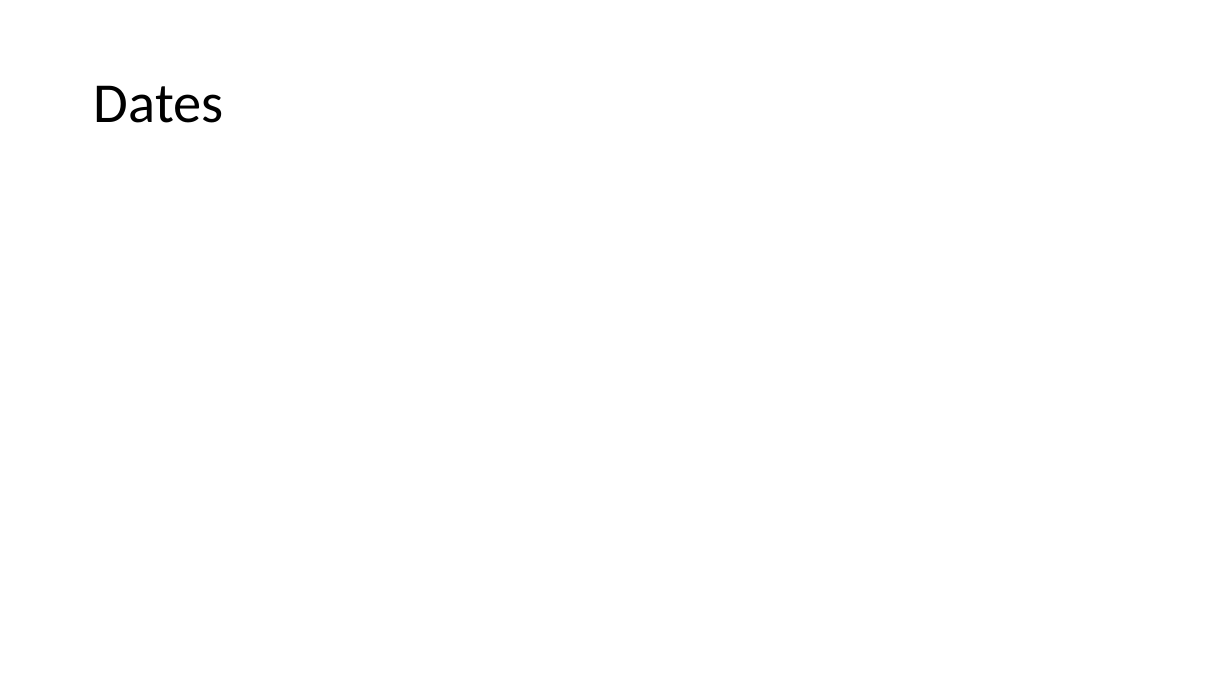
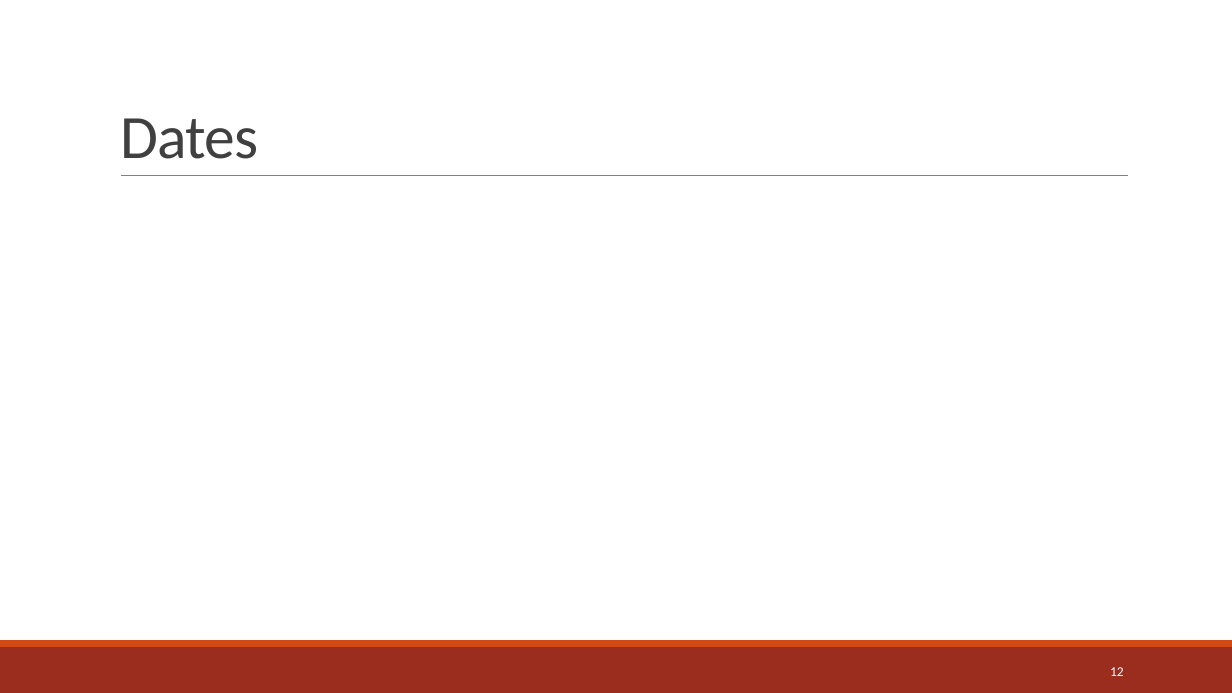
Before and after one commit to jwelch1123/healthcare_fraud_detection, a slide deck: slide 12 of Presentation.pptx (slide 8 before the commit). Drawn at 1232x693 pixels with LibreOffice and Linux fonts; fonts in the diff are those of the drawing. Boxes give left, top, right and bottom in pixels: in the first picture for what was removed or moved away, otherwise in the second. Text is boxed around its words. In the diff, an @@ line names an element or a change of style, - is before the commit and + after.

```diff
--- a/Presentation.pptx
+++ b/Presentation.pptx
@@ title "Dates": place and size @@
-title "Dates" at <box>94,85,224,123</box>
+title "Dates" at <box>120,118,259,159</box>
@@ title "Dates" at <box>120,118,259,159</box>: size 44 to 48 pt, text colour #000000 to #404040, letter spacing 0 to -0.5 pt; line spacing 0.9 to 0.85; vertical alignment middle to bottom @@
@@ line added from (121, 176) to (1128, 176), #808080 0.5 pt @@
@@ rectangle added at <box>0,647,1232,693</box>, fill #9B2D1F @@
@@ rectangle added at <box>0,640,1232,647</box>, fill #D34817 @@
@@ page number added at <box>1110,667,1124,676</box>, 10.5 pt, text #FFFFFF @@
+12
```
Also in this commit, not shown: 6 other slides changed, 16 slides added, 6 slides removed, 10 other files.
